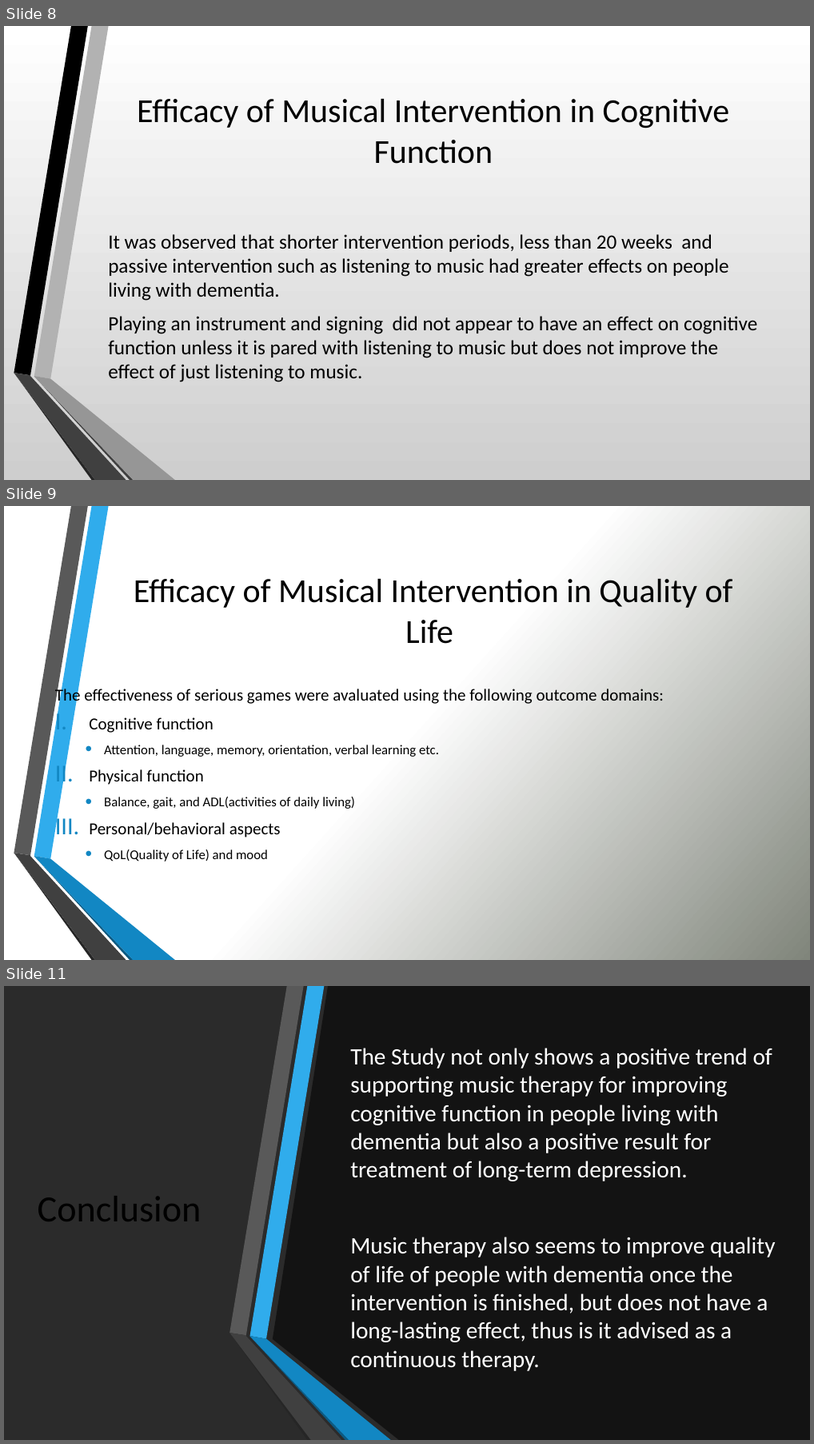
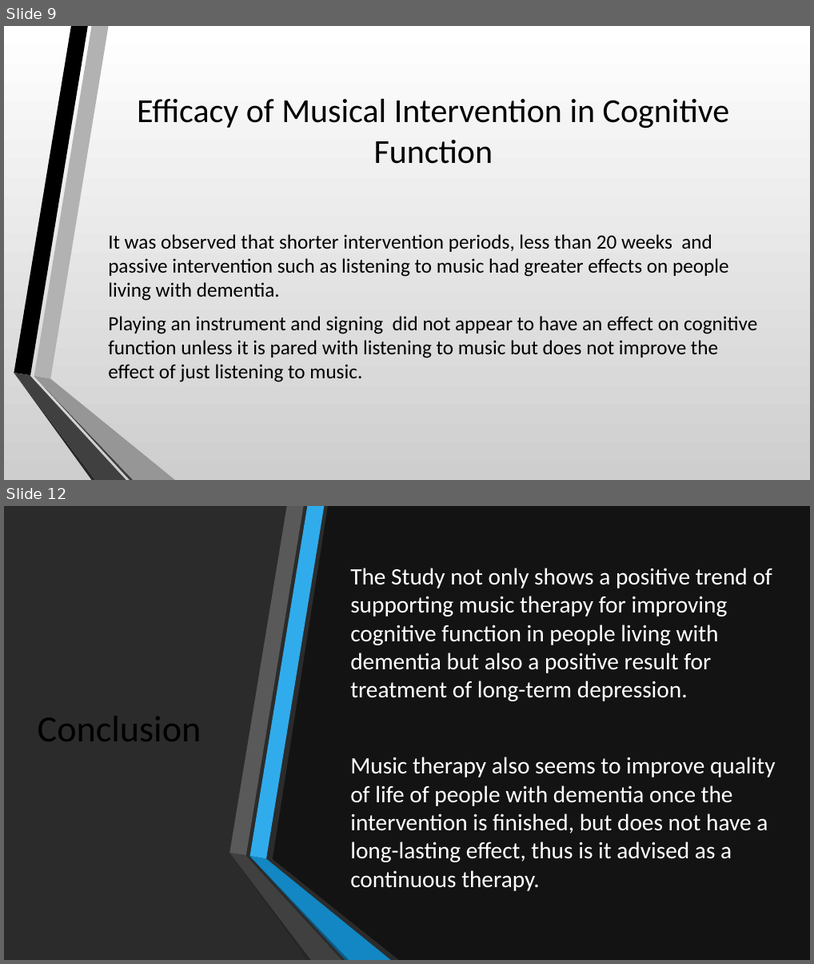
Before and after one commit to LoftieFourie/Honours_Project, a slide deck: MusicTherapy.pptx. Shown one above the other, each under a label of ours: slides 8, 9 and 11 before the commit, slides 9 and 12 after it; the slides between them are not shown. The pictures are 814x1444 and 814x964 pixels, drawn with LibreOffice and Linux fonts; fonts in the diff are those of the drawing; background and template pictures are left out; a plain dark background stands for a picture behind light text. Boxes give left, top, right and bottom in pixels: in the first picture for what was removed or moved away, otherwise in the second. Text is boxed around its words. In the diff, an @@ line names an element or a change of style, - is before the commit and + after.

Commit message:
final Music Therapy

```diff
--- a/MusicTherapy.pptx
+++ b/MusicTherapy.pptx
@@ slide 9 removed at [4,506,810,960], background gradient #FFFFFF to #81877A; not listed: 6 template elements that a slide beside it also shows @@
@@ title removed at [134,579,734,644] @@
-Efficacy of Musical Intervention in Quality of Life
@@ text removed at [55,687,664,861] @@
-The effectiveness of serious games were avaluated using the following outcome domains:
-I. Cognitive function
-  • Attention, language, memory, orientation, verbal learning etc.
-II. Physical function
-  • Balance, gait, and ADL(activities of daily living)
-III. Personal/behavioral aspects
-  • QoL(Quality of Life) and mood
@@ what was slide 8 is now slide 9 @@
@@ what was slide 11 is now slide 12 @@
```
Also in this commit, not shown: 1 slide changed, 4 slides added, 2 other slides removed.
